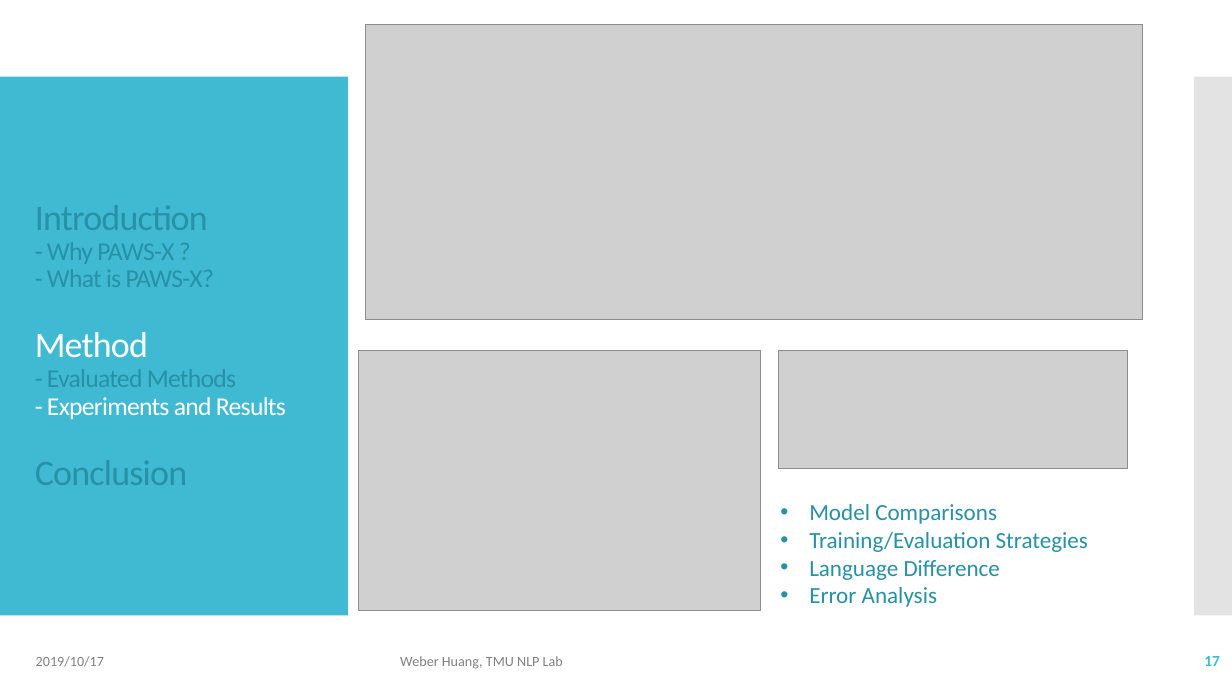
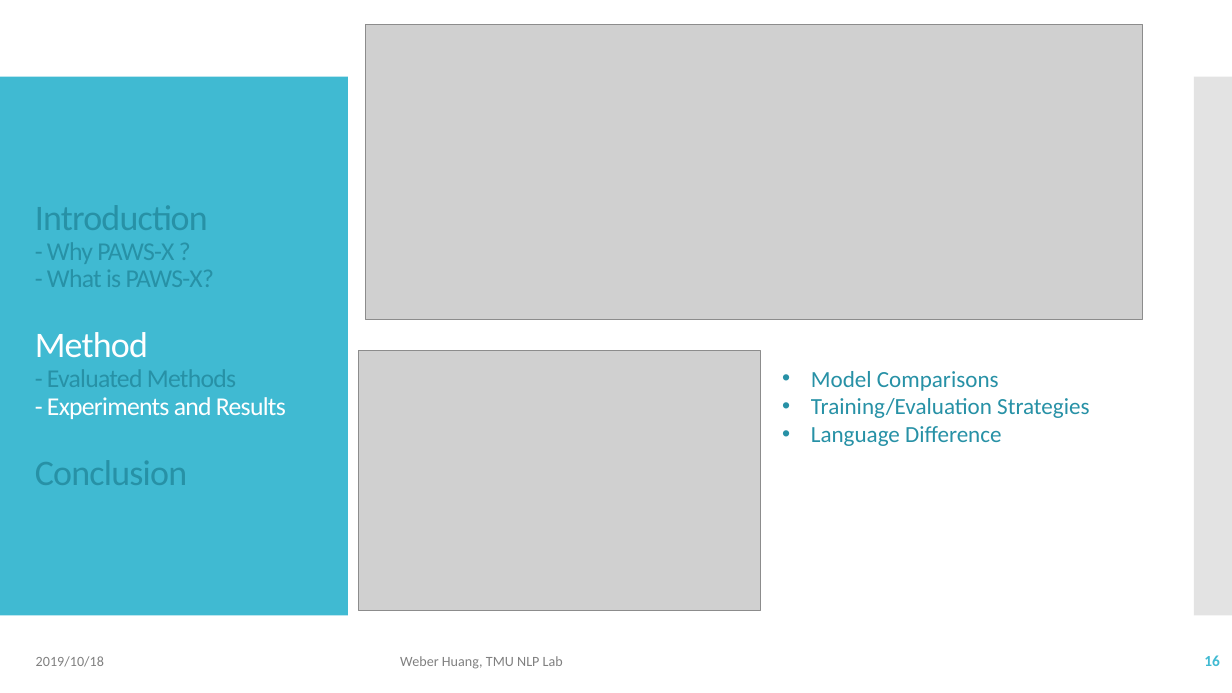
Before and after one commit to Weber12321/TMU-GIDS, a slide deck: slide 16 of Lab/Paper Survey 1/Paper survey I.pptx (slide 17 before the commit). Drawn at 1232x693 pixels with LibreOffice and Linux fonts; fonts in the diff are those of the drawing; grey boxes stand for pictures. Boxes give left, top, right and bottom in pixels: in the first picture for what was removed or moved away, otherwise in the second. Text is boxed around its words. In the diff, an @@ line names an element or a change of style, - is before the commit and + after.

```diff
--- a/Lab/Paper Survey 1/Paper survey I.pptx
+++ b/Lab/Paper Survey 1/Paper survey I.pptx
@@ picture removed at bbox=[779, 351, 1128, 469] @@
@@ text "Model Comparisons": place and size @@
-text "Model Comparisons" at bbox=[809, 504, 1088, 607]
+text "Model Comparisons" at bbox=[811, 371, 1089, 446]
@@ text at bbox=[809, 587, 937, 607]: paragraph removed @@
-• Error Analysis
@@ text at bbox=[36, 656, 104, 667]: text changed @@
-2019/10/17
+2019/10/18
@@ page number at bbox=[1204, 655, 1220, 666]: text changed @@
-17
+16
```
Also in this commit, not shown: 18 other slides changed, 1 slide removed, 3 other files.
